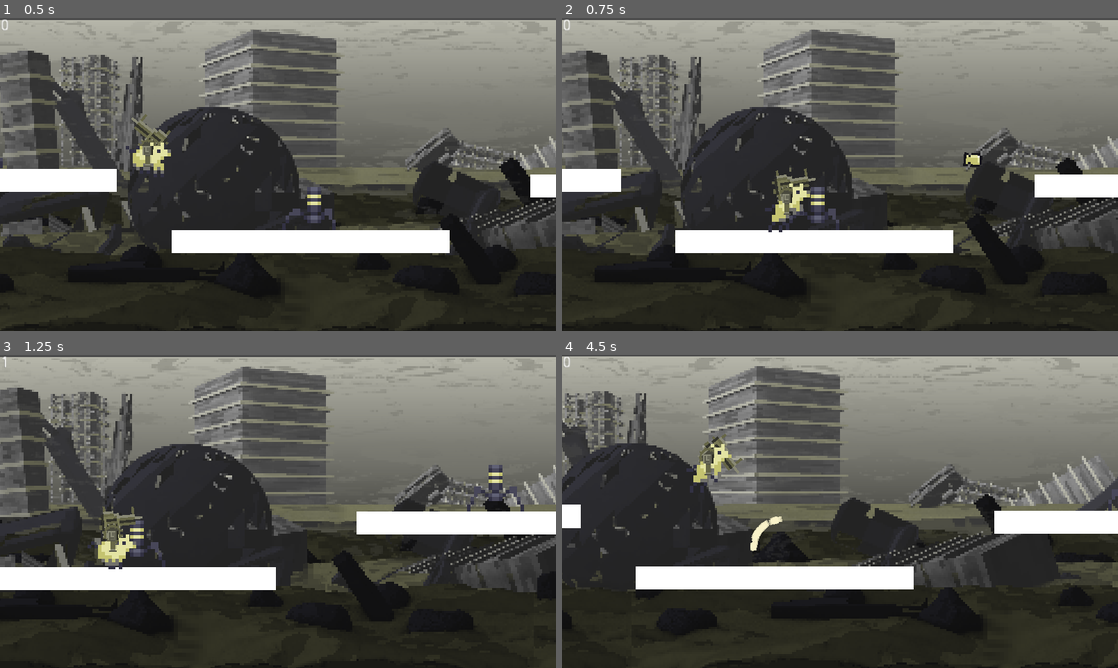
Above: before the commit, frames 1-4 (two rows, left to right).
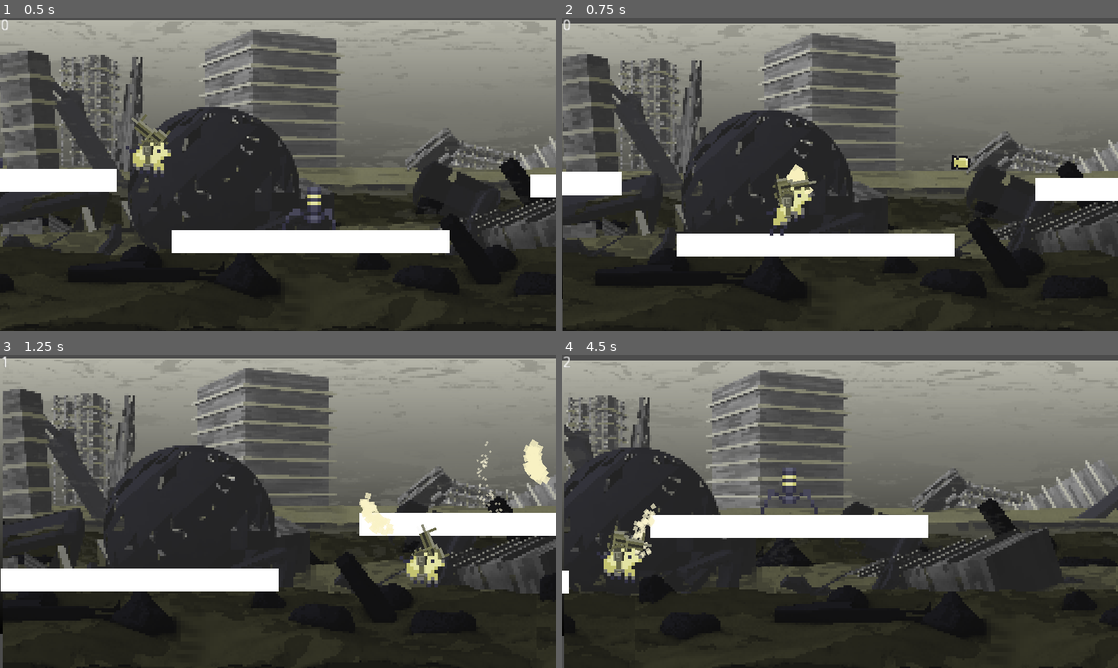
Above: after the commit, the same moments.

Repository: ginestopo/Endless-Runner
Game: Godot game, scene res://scenes/world/world.tscn
Two runs of this game, one before a commit and one after it. Both use one fixed random seed, a clock stepped at 60 frames per second and the inputs below. This scene is started directly instead of the project's main scene.
Inputs (mouse positions are in pixels of both pictures, inside the frame that each line leads up to):
- Up to frame 1 (0.5 s): no input
- Up to frame 2 (0.75 s): move the mouse to (962, 158) at 0.52 s; press the mouse at (962, 158) at 0.53 s; hold D (right) from 0.53 s (still down)
- Up to frame 3 (1.25 s): keep holding D (right)
- Up to frame 4 (4.5 s): move the mouse to (728, 527) at 1.27 s; release D (right) at 1.28 s; release the mouse at (728, 527) at 1.28 s; hold A (left) 1.28-2 s; click (728, 527) at 1.35 s; click (840, 511) at 2 s, where only the run after the commit has a clickable "Restart"; move the mouse to (895, 442) at 2.77 s; press the mouse at (895, 442) at 2.78 s; hold D (right) 2.78-3.5 s; release the mouse at (895, 442) at 3.5 s; click (840, 511) at 3.5 s, where only the run before the commit has a clickable "Restart"; move the mouse to (812, 574) at 4.27 s; hold W (up) from 4.28 s (still down); click (812, 574) at 4.35 s

Frame 1 is identical in both runs. In frame 2, 14% of the frame differs, in the area x 0-100%, y 0-100%; in frame 3, 12%; in frame 4, 23%.

Commit message:
Fixed the menu fade in, particles, and shoot mechanic
Fixed the menu fade in (not working), particles spread radius, and shoot mechanic to an automatic machine gun with cadence parameter

Diff:
--- a/scenes/gun/Gun.tscn
+++ b/scenes/gun/Gun.tscn
@@ -31,5 +31,6 @@
 position = Vector2( 17, 1 )
 script = ExtResource( 5 )
 bulletScene = ExtResource( 6 )
+cadence_set = 0.129
 
 [connection signal="shot" from="GunBase/Gear/Gun/shootSpawner" to="." method="_on_shootSpawner_shot"]
--- a/scenes/gun/projectile/hitParticles/projectileHit.tscn
+++ b/scenes/gun/projectile/hitParticles/projectileHit.tscn
@@ -14,10 +14,10 @@
 one_shot = true
 explosiveness = 1.0
 emission_shape = 1
-emission_sphere_radius = 1.0
+emission_sphere_radius = 5.57
 flag_align_y = true
 direction = Vector2( 0, 0 )
 gravity = Vector2( 0, 0 )
 initial_velocity = 200.0
-scale_amount_curve = SubResource( 2 )
-color_ramp = SubResource( 1 )
+scale_amount_curve = SubResource( 1 )
+color_ramp = SubResource( 2 )
--- a/scenes/gun/shootGun.gd
+++ b/scenes/gun/shootGun.gd
@@ -1,11 +1,23 @@
 extends Node2D
 
 export var bulletScene : PackedScene
+export (float) var cadence_set = 1.5
+var cadence = 0
 
 signal shot
 
-func _input(event):
-	if event.is_action_pressed("shoot"):
+#func _input(event):
+#	if event.is_action_pressed("shoot"):
+#		var bullet = bulletScene.instance() as Node2D
+#		get_tree().get_root().add_child(bullet)
+#		bullet.global_position = self.global_position
+#		bullet.direction = (get_global_mouse_position()-global_position).normalized()
+#		bullet.rotation = bullet.direction.angle()
+#
+#		emit_signal("shot") #used for the camera to know when to shake
+
+func _process(delta):
+	if Input.is_action_pressed("shoot") and (cadence > cadence_set):
 		var bullet = bulletScene.instance() as Node2D
 		get_tree().get_root().add_child(bullet)
 		bullet.global_position = self.global_position
@@ -13,3 +25,6 @@
 		bullet.rotation = bullet.direction.angle()
 
 		emit_signal("shot") #used for the camera to know when to shake
+		cadence = 0;
+	else:
+		cadence += delta*1
--- /dev/null
+++ b/scenes/title/FadeIn.gd
@@ -0,0 +1,16 @@
+extends ColorRect
+
+
+# Declare member variables here. Examples:
+# var a = 2
+# var b = "text"
+
+
+# Called when the node enters the scene tree for the first time.
+func _ready():
+	self.visible = true
+
+
+# Called every frame. 'delta' is the elapsed time since the previous frame.
+#func _process(delta):
+#	pass
--- a/scenes/title/title.tscn
+++ b/scenes/title/title.tscn
@@ -8,6 +8,7 @@
 [ext_resource path="res://resources/fonts/PixeloidSans.ttf" type="DynamicFontData" id=6]
 [ext_resource path="res://resources/pixel art/UI/play_button1.png" type="Texture" id=7]
 [ext_resource path="res://resources/pixel art/UI/play_button2.png" type="Texture" id=8]
+[ext_resource path="res://scenes/title/FadeIn.gd" type="Script" id=9]
 
 [sub_resource type="Gradient" id=1]
 
@@ -71,6 +72,18 @@
 "update": 0,
 "values": [ Color( 1, 1, 1, 1 ), Color( 1, 1, 1, 1 ), Color( 1, 1, 1, 0 ) ]
 }
+tracks/1/type = "value"
+tracks/1/path = NodePath("FadeIn:visible")
+tracks/1/interp = 1
+tracks/1/loop_wrap = true
+tracks/1/imported = false
+tracks/1/enabled = true
+tracks/1/keys = {
+"times": PoolRealArray( 2 ),
+"transitions": PoolRealArray( 1 ),
+"update": 1,
+"values": [ false ]
+}
 
 [sub_resource type="Animation" id=12]
 length = 3.0
@@ -182,12 +195,11 @@
 stretch_mode = 5
 
 [node name="FadeIn" type="ColorRect" parent="."]
-visible = false
 anchor_right = 1.0
 anchor_bottom = 1.0
 color = Color( 0, 0, 0, 1 )
+script = ExtResource( 9 )
 __meta__ = {
-"_edit_lock_": true,
 "_edit_use_anchors_": false
 }
 
Not shown: 1 places in scenes/gun/projectile/hitParticles/projectileHit.tscn that only renumber resources
Not shown: 1 places in scenes/title/title.tscn that only renumber resources
